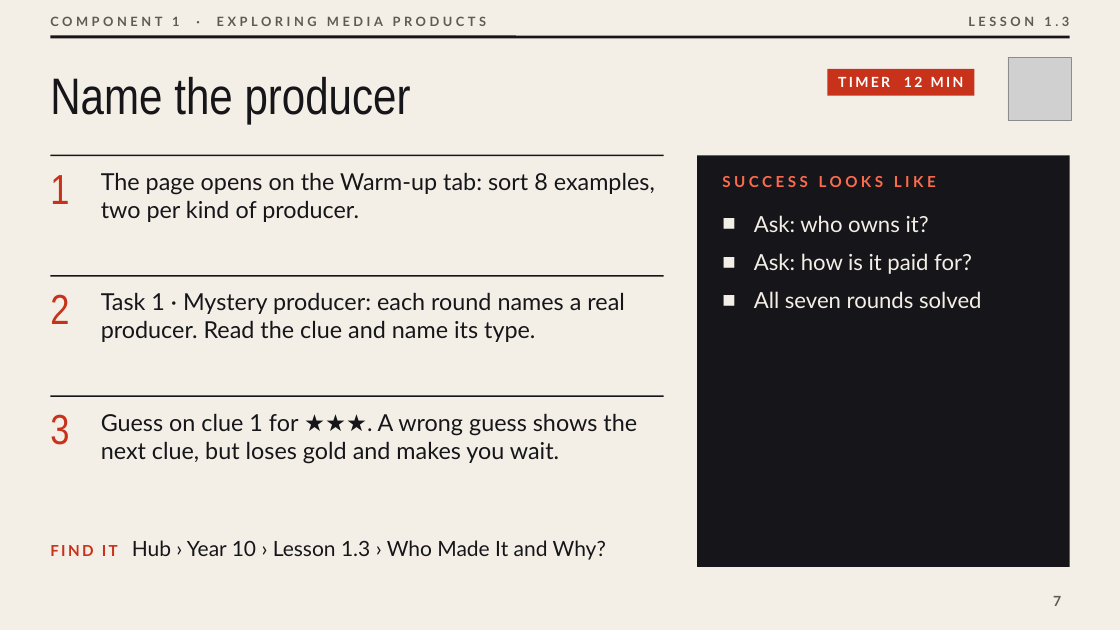
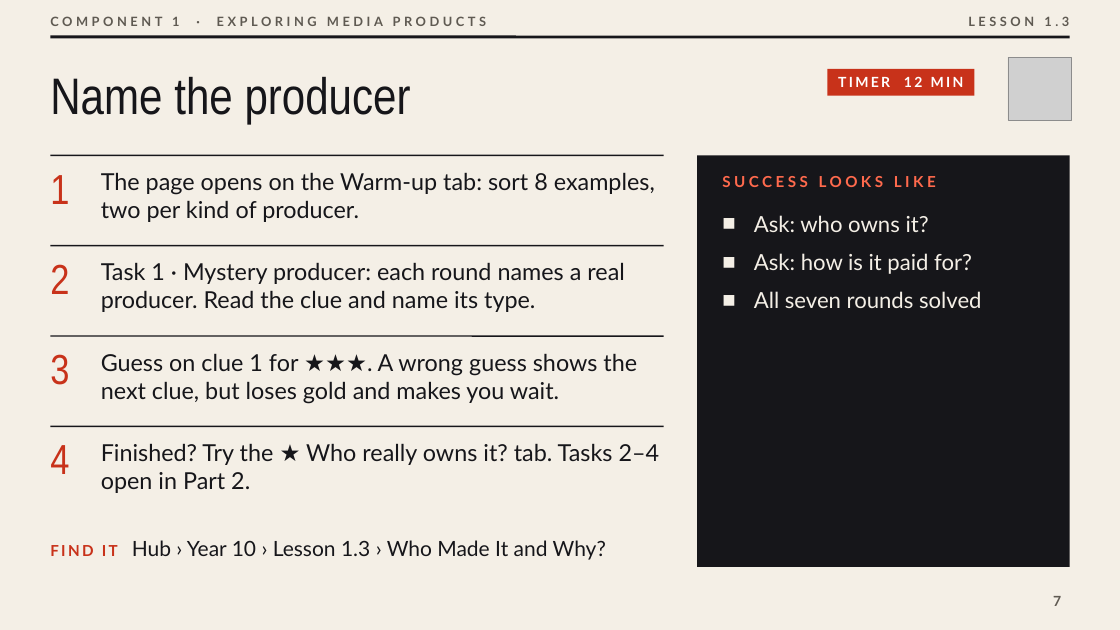
Before and after one commit to OGAComputing/interactive, a slide deck: slide 7 of _presentations/Y10_BTEC_CDM/L1.3_Who_Made_It_and_Why.pptx. Drawn at 1120x630 pixels with LibreOffice and Linux fonts; fonts in the diff are those of the drawing; grey boxes stand for pictures. Boxes give left, top, right and bottom in pixels: in the first picture for what was removed or moved away, otherwise in the second. Text is boxed around its words. In the diff, an @@ line names an element or a change of style, - is before the commit and + after.

```diff
--- a/_presentations/Y10_BTEC_CDM/L1.3_Who_Made_It_and_Why.pptx
+++ b/_presentations/Y10_BTEC_CDM/L1.3_Who_Made_It_and_Why.pptx
@@ text "2": place and size @@
-text "2" at <box>50,294,69,324</box>
+text "2" at <box>50,264,69,294</box>
@@ line moved from (50, 276) - (664, 276) to (50, 245) - (664, 245) @@
@@ text "Task 1 · Mystery producer: ...": place and size @@
-text "Task 1 · Mystery producer: ..." at <box>101,292,624,342</box>
+text "Task 1 · Mystery producer: ..." at <box>101,262,624,312</box>
@@ text "3": place and size @@
-text "3" at <box>50,414,69,445</box>
+text "3" at <box>50,354,69,385</box>
@@ line added from (50, 336) to (664, 336), #16161A 1.25 pt @@
@@ text "Guess on clue 1 for ...": place and size @@
-text "Guess on clue 1 for ..." at <box>101,413,637,464</box>
+text "Guess on clue 1 for ..." at <box>101,353,637,404</box>
@@ line moved from (50, 397) - (664, 397) to (50, 427) - (664, 427) @@
@@ text added at <box>50,445,69,474</box>, 36 pt, text #C8321A @@
+4
@@ text added at <box>101,443,660,493</box>, 20 pt, text #16161A @@
+Finished? Try the ★ Who really owns it? tab. Tasks 2–4 open in Part 2.
```
Also in this commit, not shown: 1 other slide changed, 24 other files.
